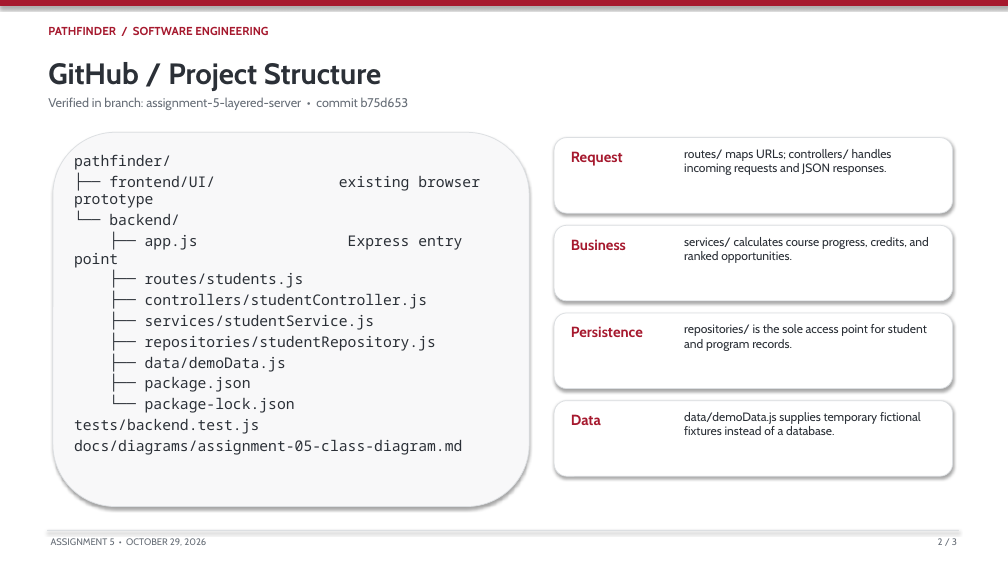
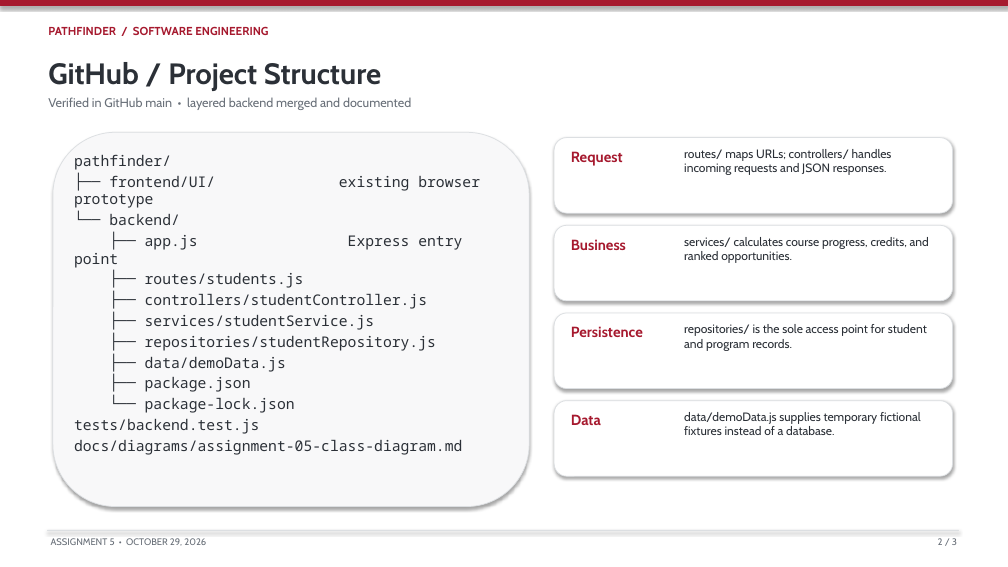
Before and after one commit to atalwar0312/Muhlenberg-PathFinder, a slide deck: slide 2 of docs/presentations/assignment-05-internal-server-architecture.pptx. Drawn at 1008x567 pixels with LibreOffice and Linux fonts; fonts in the diff are those of the drawing. Boxes give left, top, right and bottom in pixels: in the first picture for what was removed or moved away, otherwise in the second. Text is boxed around its words. In the diff, an @@ line names an element or a change of style, - is before the commit and + after.

Commit message:
Update Assignment 5 presentation to match main branch

```diff
--- a/docs/presentations/assignment-05-internal-server-architecture.pptx
+++ b/docs/presentations/assignment-05-internal-server-architecture.pptx
@@ text at [48, 97, 411, 110]: text changed @@
-Verified in branch: assignment-5-layered-server • commit b75d653
+Verified in GitHub main • layered backend merged and documented
```
